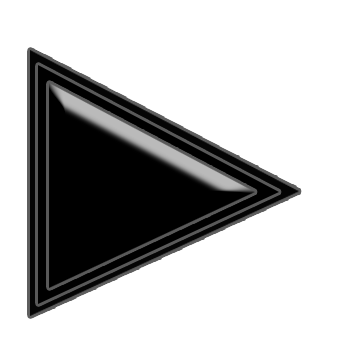
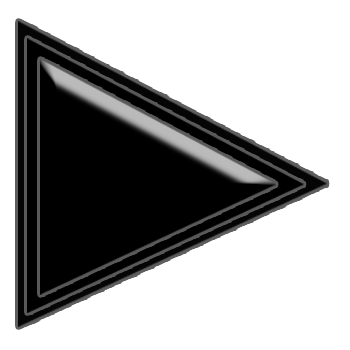
Layered file, before and after one edit (w=350, h=350). Changes by layer:
painted on "presionado" over [40, 59, 276, 295]
painted on "normal" over [27, 38, 304, 313]
painted on "sobre" over [18, 21, 327, 327]
